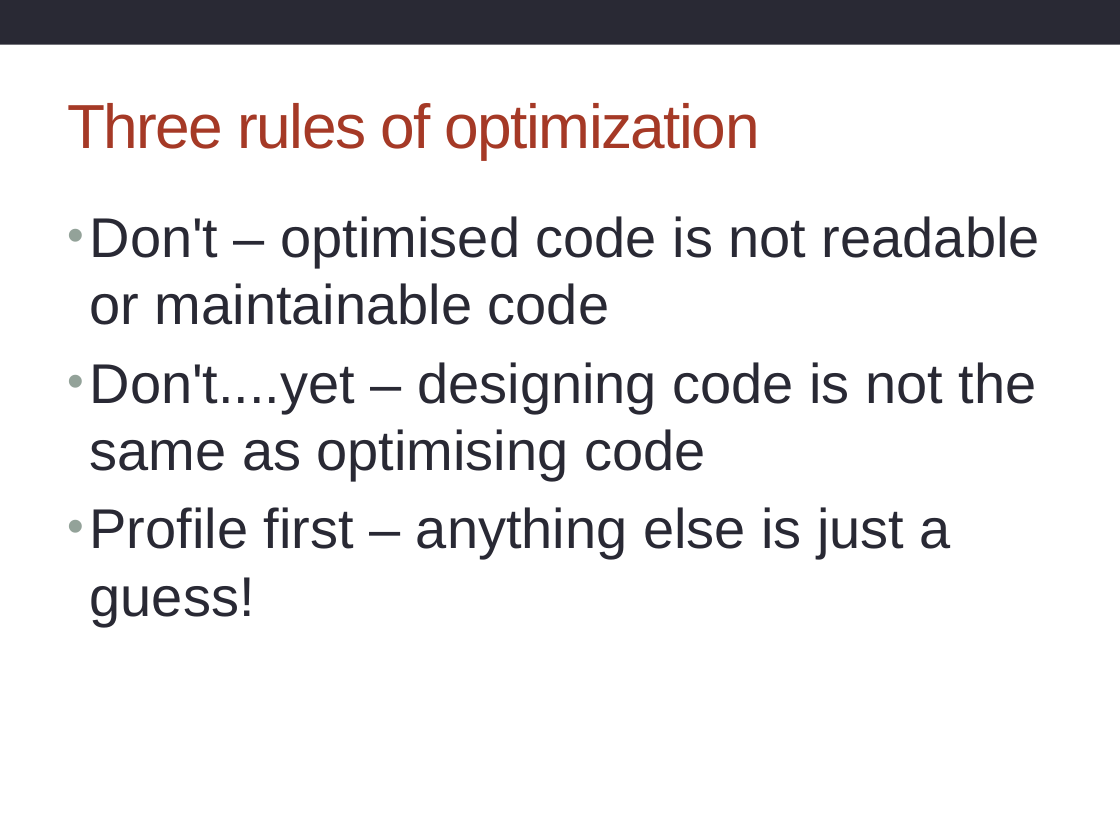
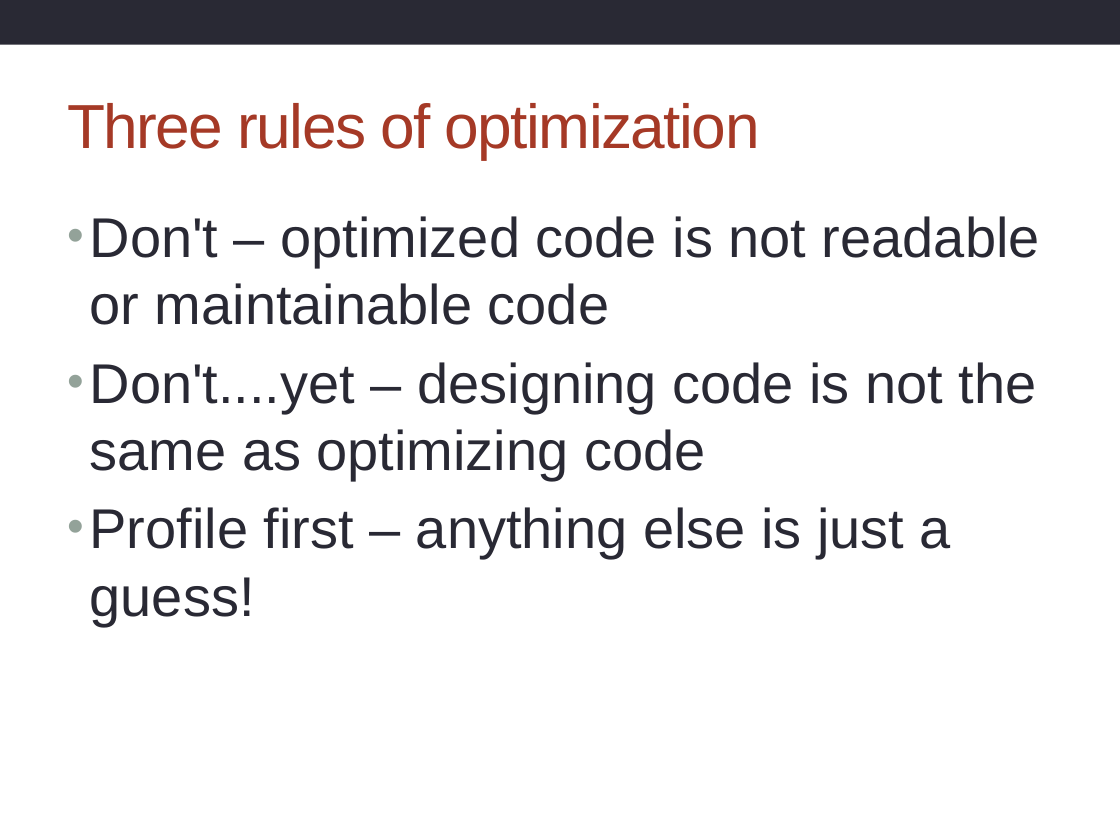
Before and after one commit to supa-uk/2014-12-11-ugsupa, a slide deck: slide 9 of archer/Introduction.pptx. Drawn at 1120x840 pixels with LibreOffice and Linux fonts; fonts in the diff are those of the drawing; background and template pictures are left out. Boxes give left, top, right and bottom in pixels: in the first picture for what was removed or moved away, otherwise in the second. Text is boxed around its words. In the diff, an @@ line names an element or a change of style, - is before the commit and + after.

```diff
--- a/archer/Introduction.pptx
+++ b/archer/Introduction.pptx
@@ text at <box>90,216,1040,480</box>: text changed @@
-• Don't – optimised code is not readable or maintainable code
-• Don't....yet – designing code is not the same as optimising code
+• Don't – optimized code is not readable or maintainable code
+• Don't....yet – designing code is not the same as optimizing code
```
Also in this commit, not shown: 3 other slides changed, 2 slides added, 3 slides removed, 1 other file.
